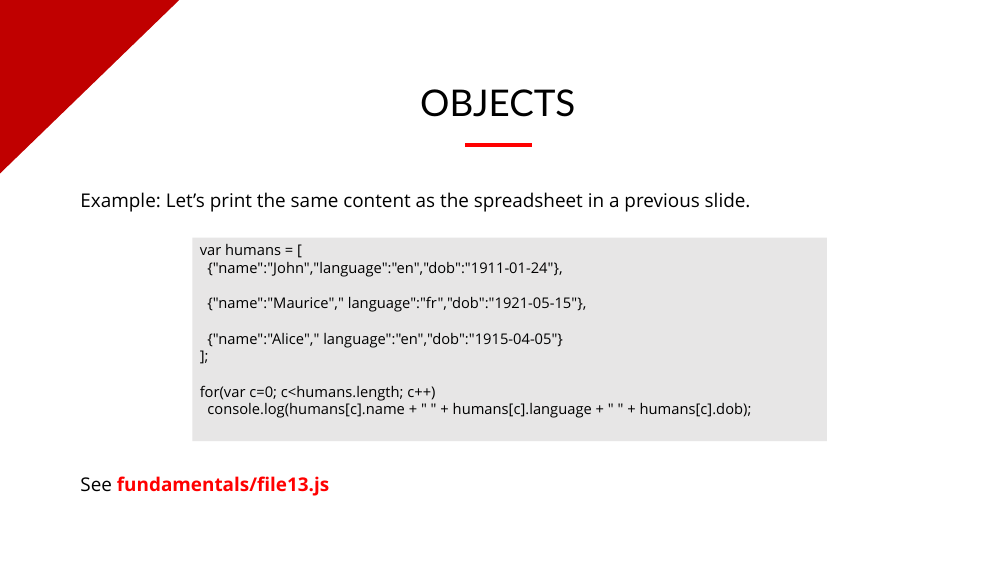
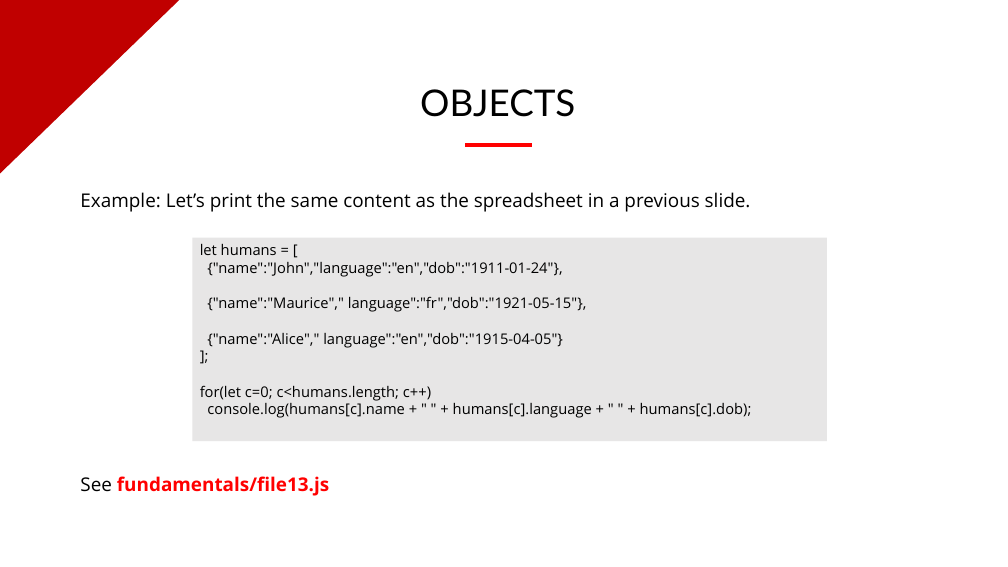
Before and after one commit to evermight/fullstack-training, a slide deck: slide 15 of crash-course/20230624-shell-js-python-php/fundamentals-of-coding.pptx. Drawn at 1008x567 pixels with LibreOffice and Linux fonts; fonts in the diff are those of the drawing; background and template pictures are left out. Boxes give left, top, right and bottom in pixels: in the first picture for what was removed or moved away, otherwise in the second. Text is boxed around its words. In the diff, an @@ line names an element or a change of style, - is before the commit and + after.

```diff
--- a/crash-course/20230624-shell-js-python-php/fundamentals-of-coding.pptx
+++ b/crash-course/20230624-shell-js-python-php/fundamentals-of-coding.pptx
@@ text in rectangle at (200,244,277,255): text changed @@
-var humans = [
+let humans = [
@@ text in rectangle at (200,385,431,401): text changed @@
-for(var c=0; c<humans.length; c++)
+for(let c=0; c<humans.length; c++)
```
Also in this commit, not shown: 3 other slides changed.
